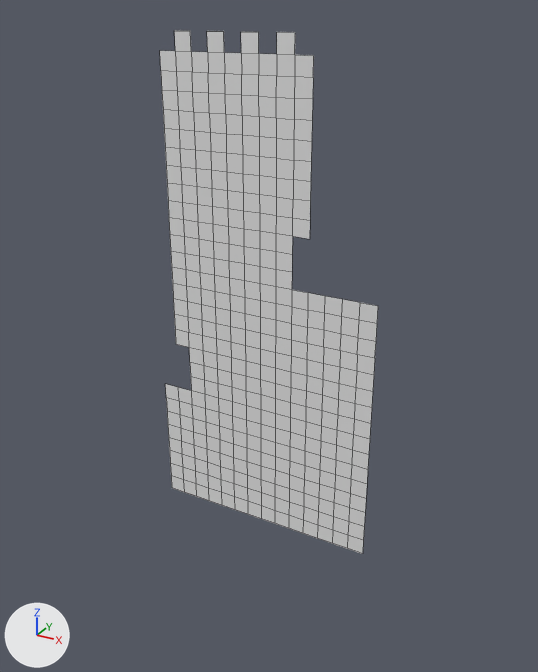
Two versions of the OBJ model MardukGame/Assets/Tiled2Unity/Meshes/levelChunk12.obj, one commit apart.
Before and after are seen from a camera (50 mm lens) standing at (-3113.0, -2186.0, 2.0) and looking at (-4344.0, 53.0, -1118.0). Arrows for +X, +Y and +Z are at lower left; the lights stay in place. Mesh edges are drawn as thin lines. Where no turn or scale is listed for an object, it has been applied to the vertices.

In view in the first picture: 'levelChunk12'.
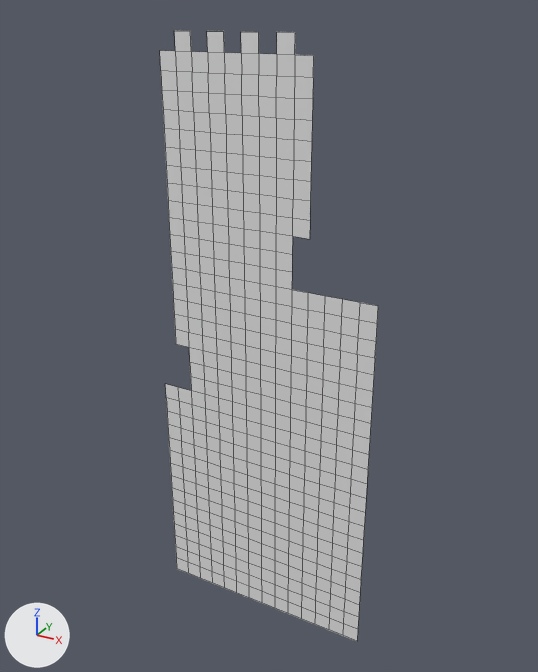
Location of each change, (x1, y1, x2, y2) in pixels of the pictures (538 x 672 px):
'levelChunk12', reshaped (17% taller)
    before: (160, 30, 378, 554)
    after: (160, 30, 378, 641)
part 1 of me_levelchunk12, added
    after: (172, 488, 363, 641)

What changed in the scene script:
```text
Change me_levelchunk12:
    used by ob_levelchunk12; location = (0.0, 0.0, 0.0)
    remove me_levelchunk12.from_pydata(...)  # 371 vertices, 322 faces; spans x -4800.0..-3904.0, y 0.0, z -1920.0..-64.0
    add me_levelchunk12.from_pydata(...)  # 476 vertices, 420 faces; spans x -4800.0..-3904.0, y 0.0, z -2368.0..-64.0
    me_levelchunk12 part 1
    15 new vertices lie (0.0, 0.0, -64.0) away from vertices in x -4800.0..-3904.0, y 0.0, z -1920.0
    15 new vertices lie (0.0, 0.0, -64.0) away from vertices in x -4800.0..-3904.0, y 0.0, z -1984.0
    15 new vertices lie (0.0, 0.0, -64.0) away from vertices in x -4800.0..-3904.0, y 0.0, z -2048.0
    15 new vertices lie (0.0, 0.0, -64.0) away from vertices in x -4800.0..-3904.0, y 0.0, z -2112.0
    15 new vertices lie (0.0, 0.0, -64.0) away from vertices in x -4800.0..-3904.0, y 0.0, z -2176.0
    15 new vertices lie (0.0, 0.0, -64.0) away from vertices in x -4800.0..-3904.0, y 0.0, z -2240.0
    15 new vertices lie (0.0, 0.0, -64.0) away from vertices in x -4800.0..-3904.0, y 0.0, z -2304.0
    98 new faces join them
```
